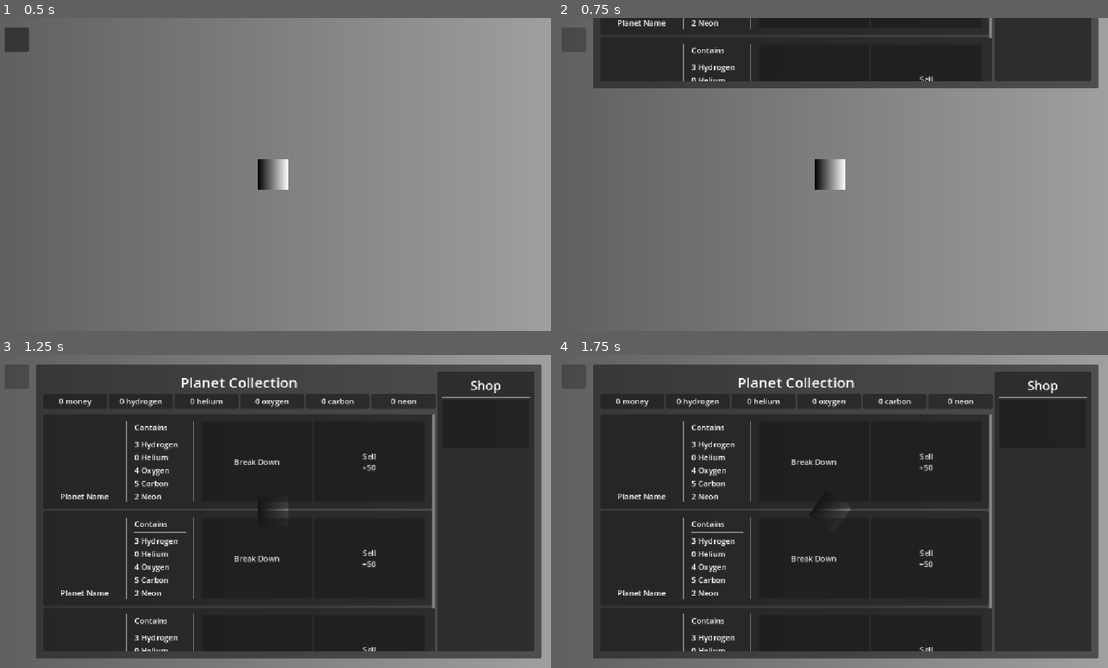
Above: before the commit, frames 1-4 (two rows, left to right).
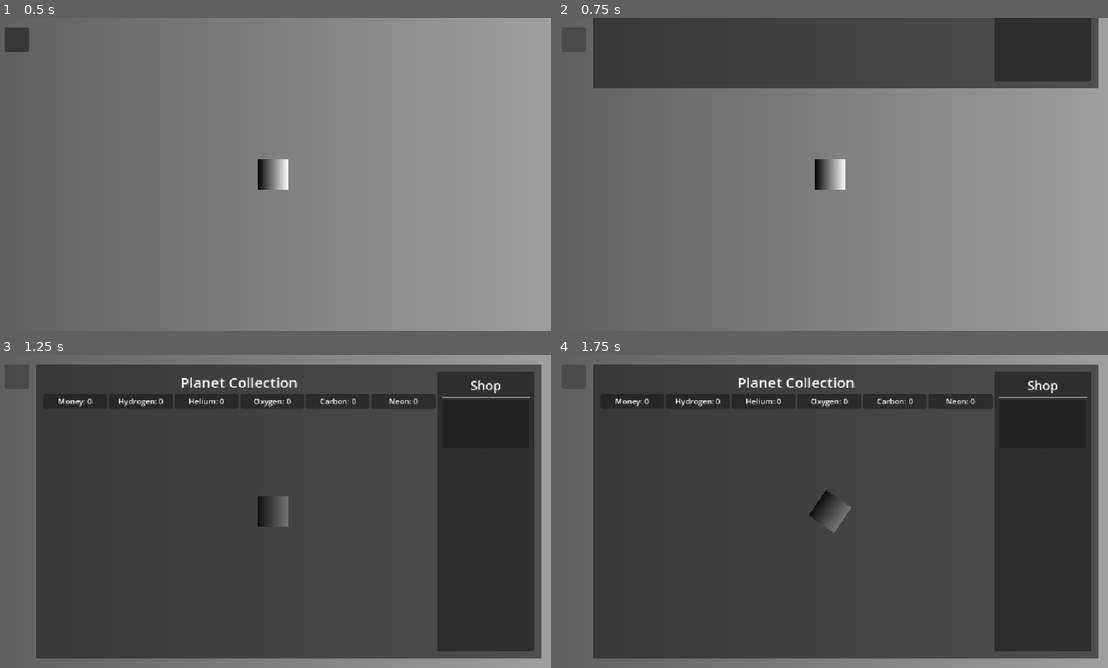
Above: after the commit, the same moments.

Repository: appellatebaton0/siege-7
Game: Godot game, scene res://scenes/main.tscn
Same seed, same stepped clock (60 frames per second), same inputs: the game is played once before the commit and once after it.
Inputs (mouse positions are in pixels of both pictures, inside the frame that each line leads up to):
- Up to frame 1 (0.5 s): no input
- Up to frame 2 (0.75 s): click (573, 39) at 0.5 s
- Up to frame 3 (1.25 s): no input
- Up to frame 4 (1.75 s): tap Enter at 1.25 s; hold Right (Right) from 1.28 s (still down); hold Q (TractorBeam, bound only after the commit) from 1.28 s (still down)

Frame 1 is identical in both runs. In frame 2, 8.0% of the frame differs, in the area x 11-79%, y 0-21%; in frame 3, 31%; in frame 4, 31%, in the area x 10-79%, y 13-95%.
Error after the commit: Parse Error: Identifier "pri" not declared in the current scope. (res://scripts/tray.gd:18)

Commit message:
v0.11 - Tractor Beam
Made the tractor beam to consume planets and enter them into the inventory as entries, the major gameplay mechanic!

Diff:
--- a/project.godot
+++ b/project.godot
@@ -26,6 +26,11 @@
 [editor_plugins]
 
 enabled=PackedStringArray("res://addons/godot_super-wakatime/plugin.cfg")
+
+[global_group]
+
+Player=""
+Tray=""
 
 [input]
 
@@ -60,6 +65,11 @@
 "events": [Object(InputEventKey,"resource_local_to_scene":false,"resource_name":"","device":-1,"window_id":0,"alt_press …(195 unchanged characters)…
 ]
 }
+TractorBeam={
+"deadzone": 0.2,
+"events": [Object(InputEventKey,"resource_local_to_scene":false,"resource_name":"","device":-1,"window_id":0,"alt_pressed":false,"shift_pressed":false,"ctrl_pressed":false,"meta_pressed":false,"pressed":false,"keycode":0,"physical_keycode":81,"key_label":0,"unicode":113,"location":0,"echo":false,"script":null)
+]
+}
 
 [layer_names]
 
--- a/scenes/main.tscn
+++ b/scenes/main.tscn
@@ -1,10 +1,10 @@
-[gd_scene load_steps=19 format=3 uid="uid://cxeqhh6h3y3x4"]
+[gd_scene load_steps=20 format=3 uid="uid://cxeqhh6h3y3x4"]
 
 [ext_resource type="Script" uid="uid://dt4w43fklbmmx" path="res://scripts/player.gd" id="1_o5qli"]
 [ext_resource type="Script" uid="uid://cls3yti8p1cky" path="res://scripts/camera.gd" id="2_0wfyh"]
 [ext_resource type="Script" uid="uid://cbcfhipgni0wp" path="res://scripts/planet.gd" id="2_sugp2"]
+[ext_resource type="Script" uid="uid://lfh1f0io7qh2" path="res://scripts/planet_data.gd" id="3_o6xl0"]
 [ext_resource type="Script" uid="uid://b3fnuhhpqy63i" path="res://scripts/menu_button.gd" id="4_jyhfs"]
-[ext_resource type="PackedScene" uid="uid://bpc6htgewgatx" path="res://scenes/planet_entry.tscn" id="5_tbgi4"]
 [ext_resource type="Script" uid="uid://cueelmux5u415" path="res://scripts/tray.gd" id="5_tefeu"]
 
 [sub_resource type="Gradient" id="Gradient_sugp2"]
@@ -24,7 +24,7 @@
 
 [sub_resource type="Gradient" id="Gradient_jyhfs"]
 offsets = PackedFloat32Array(0.5, 0.5)
-colors = PackedColorArray(1, 1, 1, 1, 0, 0, 0, 0)
+colors = PackedColorArray(1, 0.43529412, 1, 1, 0, 0, 0, 0)
 
 [sub_resource type="GradientTexture2D" id="GradientTexture2D_tbgi4"]
 gradient = SubResource("Gradient_jyhfs")
@@ -34,8 +34,75 @@
 fill_from = Vector2(0.5, 0.5)
 fill_to = Vector2(0, 1)
 
+[sub_resource type="Resource" id="Resource_tipki"]
+script = ExtResource("3_o6xl0")
+name = "TestPlanet"
+texture = SubResource("GradientTexture2D_tbgi4")
+worth = 20
+hydrogen = 20
+helium = 25
+oxygen = 25
+carbon = 10
+neon = 3
+metadata/_custom_type_script = "uid://lfh1f0io7qh2"
+
 [sub_resource type="CircleShape2D" id="CircleShape2D_jyhfs"]
 radius = 181.98
+
+[sub_resource type="Animation" id="Animation_tefeu"]
+length = 0.001
+tracks/0/type = "value"
+tracks/0/imported = false
+tracks/0/enabled = true
+tracks/0/path = NodePath("HUD/HBoxContainer/Tray/Panel:position")
+tracks/0/interp = 1
+tracks/0/loop_wrap = true
+tracks/0/keys = {
+"times": PackedFloat32Array(0),
+"transitions": PackedFloat32Array(1),
+"update": 0,
+"values": [Vector2(0, -648)]
+}
+tracks/1/type = "value"
+tracks/1/imported = false
+tracks/1/enabled = true
+tracks/1/path = NodePath("InputStopper:visible")
+tracks/1/interp = 1
+tracks/1/loop_wrap = true
+tracks/1/keys = {
+"times": PackedFloat32Array(0),
+"transitions": PackedFloat32Array(1),
+"update": 1,
+"values": [false]
+}
+
+[sub_resource type="Animation" id="Animation_tbgi4"]
+resource_name = "close_menu"
+length = 0.5
+tracks/0/type = "value"
+tracks/0/imported = false
+tracks/0/enabled = true
+tracks/0/path = NodePath("HUD/HBoxContainer/Tray/Panel:position")
+tracks/0/interp = 2
+tracks/0/loop_wrap = true
+tracks/0/keys = {
+"times": PackedFloat32Array(0, 0.5),
+"transitions": PackedFloat32Array(1, 1),
+"update": 0,
+"values": [Vector2(0, 0), Vector2(0, -652)]
+}
+tracks/1/type = "value"
+tracks/1/imported = false
+tracks/1/enabled = true
+tracks/1/path = NodePath("InputStopper:visible")
+tracks/1/interp = 1
+tracks/1/loop_wrap = true
+tracks/1/keys = {
+"times": PackedFloat32Array(0, 0.5),
+"transitions": PackedFloat32Array(1, 1),
+"update": 1,
+"values": [true, false]
+}
 
 [sub_resource type="Animation" id="Animation_jyhfs"]
 resource_name = "open_menu"
@@ -65,61 +132,6 @@
 "values": [Vector2(0, -652), Vector2(0, 0)]
 }
 
-[sub_resource type="Animation" id="Animation_tbgi4"]
-resource_name = "close_menu"
-length = 0.5
-tracks/0/type = "value"
-tracks/0/imported = false
-tracks/0/enabled = true
-tracks/0/path = NodePath("HUD/HBoxContainer/Tray/Panel:position")
-tracks/0/interp = 2
-tracks/0/loop_wrap = true
-tracks/0/keys = {
-"times": PackedFloat32Array(0, 0.5),
-"transitions": PackedFloat32Array(1, 1),
-"update": 0,
-"values": [Vector2(0, 0), Vector2(0, -652)]
-}
-tracks/1/type = "value"
-tracks/1/imported = false
-tracks/1/enabled = true
-tracks/1/path = NodePath("InputStopper:visible")
-tracks/1/interp = 1
-tracks/1/loop_wrap = true
-tracks/1/keys = {
-"times": PackedFloat32Array(0, 0.5),
-"transitions": PackedFloat32Array(1, 1),
-"update": 1,
-"values": [true, false]
-}
-
-[sub_resource type="Animation" id="Animation_tefeu"]
-length = 0.001
-tracks/0/type = "value"
-tracks/0/imported = false
-tracks/0/enabled = true
-tracks/0/path = NodePath("HUD/HBoxContainer/Tray/Panel:position")
-tracks/0/interp = 1
-tracks/0/loop_wrap = true
-tracks/0/keys = {
-"times": PackedFloat32Array(0),
-"transitions": PackedFloat32Array(1),
-"update": 0,
-"values": [Vector2(0, -648)]
-}
-tracks/1/type = "value"
-tracks/1/imported = false
-tracks/1/enabled = true
-tracks/1/path = NodePath("InputStopper:visible")
-tracks/1/interp = 1
-tracks/1/loop_wrap = true
-tracks/1/keys = {
-"times": PackedFloat32Array(0),
-"transitions": PackedFloat32Array(1),
-"update": 1,
-"values": [false]
-}
-
 [sub_resource type="AnimationLibrary" id="AnimationLibrary_tefeu"]
 _data = {
 &"RESET": SubResource("Animation_tefeu"),
@@ -134,7 +146,7 @@
 [node name="Sprite2D" type="Sprite2D" parent="World"]
 texture = SubResource("GradientTexture2D_jyhfs")
 
-[node name="Player" type="CharacterBody2D" parent="World"]
+[node name="Player" type="CharacterBody2D" parent="World" groups=["Player"]]
 collision_layer = 2
 collision_mask = 5
 motion_mode = 1
@@ -153,10 +165,18 @@
 [node name="RayCast2D" type="RayCast2D" parent="World/Player"]
 target_position = Vector2(1500, 0)
 
+[node name="Area2D" type="Area2D" parent="World/Player"]
+position = Vector2(37, 0)
+collision_layer = 2
+
+[node name="CollisionShape2D" type="CollisionPolygon2D" parent="World/Player/Area2D"]
+polygon = PackedVector2Array(0, -21, 5, -84, 5, 84, 0, 21)
+
 [node name="Planet" type="CharacterBody2D" parent="World"]
-position = Vector2(1695, -586)
+position = Vector2(1696, -586)
 collision_mask = 4
 script = ExtResource("2_sugp2")
+data = SubResource("Resource_tipki")
 
 [node name="LockPoint" type="Node2D" parent="World/Planet"]
 position = Vector2(-810, 737)
@@ -165,20 +185,6 @@
 texture = SubResource("GradientTexture2D_tbgi4")
 
 [node name="CollisionShape2D" type="CollisionShape2D" parent="World/Planet"]
-shape = SubResource("CircleShape2D_jyhfs")
-
-[node name="Planet2" type="CharacterBody2D" parent="World"]
-position = Vector2(-139, -1490)
-collision_mask = 4
-script = ExtResource("2_sugp2")
-
-[node name="LockPoint" type="Node2D" parent="World/Planet2"]
-position = Vector2(2210, 2695)
-
-[node name="Sprite2D" type="Sprite2D" parent="World/Planet2"]
-texture = SubResource("GradientTexture2D_tbgi4")
-
-[node name="CollisionShape2D" type="CollisionShape2D" parent="World/Planet2"]
 shape = SubResource("CircleShape2D_jyhfs")
 
 [node name="Camera2D" type="Camera2D" parent="World" node_paths=PackedStringArray("player")]
@@ -220,7 +226,7 @@
 script = ExtResource("4_jyhfs")
 animator = NodePath("../../../AnimationPlayer")
 
-[node name="Tray" type="Control" parent="CanvasLayer/UI/HUD/HBoxContainer"]
+[node name="Tray" type="Control" parent="CanvasLayer/UI/HUD/HBoxContainer" groups=["Tray"]]
 layout_mode = 2
 size_flags_horizontal = 3
 script = ExtResource("5_tefeu")
@@ -333,14 +339,7 @@
 size_flags_horizontal = 3
 size_flags_vertical = 3
 
-[node name="Panel" parent="CanvasLayer/UI/HUD/HBoxContainer/Tray/Panel/MarginContainer/HBoxContainer/Planets/ScrollContainer/PlanetContainer" instance=ExtResource("5_tbgi4")]
-layout_mode = 2
-
-[node name="Panel3" parent="CanvasLayer/UI/HUD/HBoxContainer/Tray/Panel/MarginContainer/HBoxContainer/Planets/ScrollContainer/PlanetContainer" instance=ExtResource("5_tbgi4")]
-layout_mode = 2
-
-[node name="Panel2" parent="CanvasLayer/UI/HUD/HBoxContainer/Tray/Panel/MarginContainer/HBoxContainer/Planets/ScrollContainer/PlanetContainer" instance=ExtResource("5_tbgi4")]
-layout_mode = 2
+[node name="EntrySlot" type="Node" parent="CanvasLayer/UI/HUD/HBoxContainer/Tray/Panel/MarginContainer/HBoxContainer/Planets/ScrollContainer/PlanetContainer"]
 
 [node name="Control" type="Control" parent="CanvasLayer/UI/HUD/HBoxContainer/Tray/Panel/MarginContainer/HBoxContainer/Planets/ScrollContainer/PlanetContainer"]
 layout_mode = 2
--- a/scripts/planet.gd
+++ b/scripts/planet.gd
@@ -1,19 +1,29 @@
 class_name Planet extends CharacterBody2D
+
+@export var data:PlanetData
 
 @export var max_speed := 1000.0
 @export var acceleration := 30.0
 
+@onready var player:Player = get_tree().get_first_node_in_group("Player")
+
 var in_tractor_beam := false
+var tractor_lerp = 0.0
 
 @onready var lock_point:Vector2 = get_lock_point()
 func get_lock_point() -> Vector2:
 	return $LockPoint.global_position
 
-func move_to_lock_point(delta:float) -> void:
-	velocity = (lock_point - global_position) * delta * 30
+func _ready() -> void:
+	$Sprite2D.texture = data.texture
 
 func _physics_process(delta: float) -> void:
-	if not in_tractor_beam:
-		move_to_lock_point(delta)
+	global_position.x = lerp(lock_point.x, player.collector.global_position.x, tractor_lerp)
+	global_position.y = lerp(lock_point.y, player.collector.global_position.y, tractor_lerp)
+
+	tractor_lerp = move_toward(tractor_lerp, int(in_tractor_beam), delta / 2)
+	scale = Vector2.ONE * (1- tractor_lerp)
 
 	move_and_slide()
+
+	in_tractor_beam = false
--- a/scripts/planet_entry.gd
+++ b/scripts/planet_entry.gd
@@ -23,6 +23,7 @@
 		elements[element].text = str(data.get(element)) + " " + element.capitalize()
 
 	sell.text = sell_text.replace("0", str(data.worth))
+	label.text = data.name
 
 func _ready() -> void:
 	update_data()
--- a/scripts/player.gd
+++ b/scripts/player.gd
@@ -9,6 +9,10 @@
 @export var rotation_acceleration := 0.5
 var rotation_speed = 0.0
 @export var rotation_friction := 0.025
+
+@onready var ray:RayCast2D = $RayCast2D
+@onready var collector:Area2D = $Area2D
+@onready var tray:Tray = get_tree().get_first_node_in_group("Tray")
 
 func control(delta: float) -> void:
 
@@ -37,4 +41,13 @@
 func _physics_process(delta: float) -> void:
 	control(delta)
 
+	var hit_planet:Planet = ray.get_collider()
+	if Input.is_action_pressed("TractorBeam") and hit_planet != null:
+		hit_planet.in_tractor_beam = true
+		hit_planet.player = self
+
+		if collector.get_overlapping_bodies().has(hit_planet):
+			tray.add_planet_entry(hit_planet.data)
+			hit_planet.queue_free()
+
 	move_and_slide()
--- a/scripts/tray.gd
+++ b/scripts/tray.gd
@@ -8,6 +8,17 @@
 	"carbon": {"goal":0, "value": 0, "node": $Panel/MarginContainer/HBoxContainer/Planets/ElementContainer/PanelContainer5/Carbon},
 	"neon": {"goal":0, "value": 0, "node": $Panel/MarginContainer/HBoxContainer/Planets/ElementContainer/PanelContainer6/Neon},
 }
+
+@onready var entry_slot:Node = $Panel/MarginContainer/HBoxContainer/Planets/ScrollContainer/PlanetContainer/EntrySlot
+var entry_scene:PackedScene = load("res://scenes/planet_entry.tscn")
+func add_planet_entry(data:PlanetData):
+	var new:PlanetEntry = entry_scene.instantiate()
+
+	new.data = data
+	pri
+
+	entry_slot.add_sibling(new)
+
 
 func _ready() -> void:
 	Global.updated_contents.connect(_on_updated_contents)
